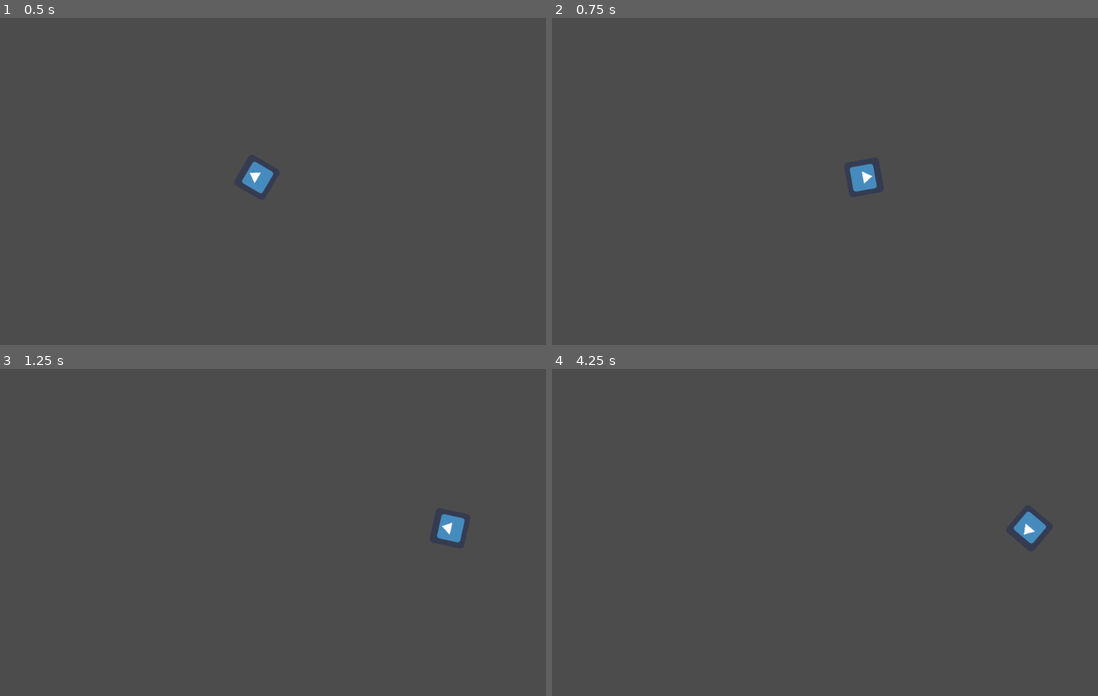
Above: before the commit, frames 1-4 (two rows, left to right).
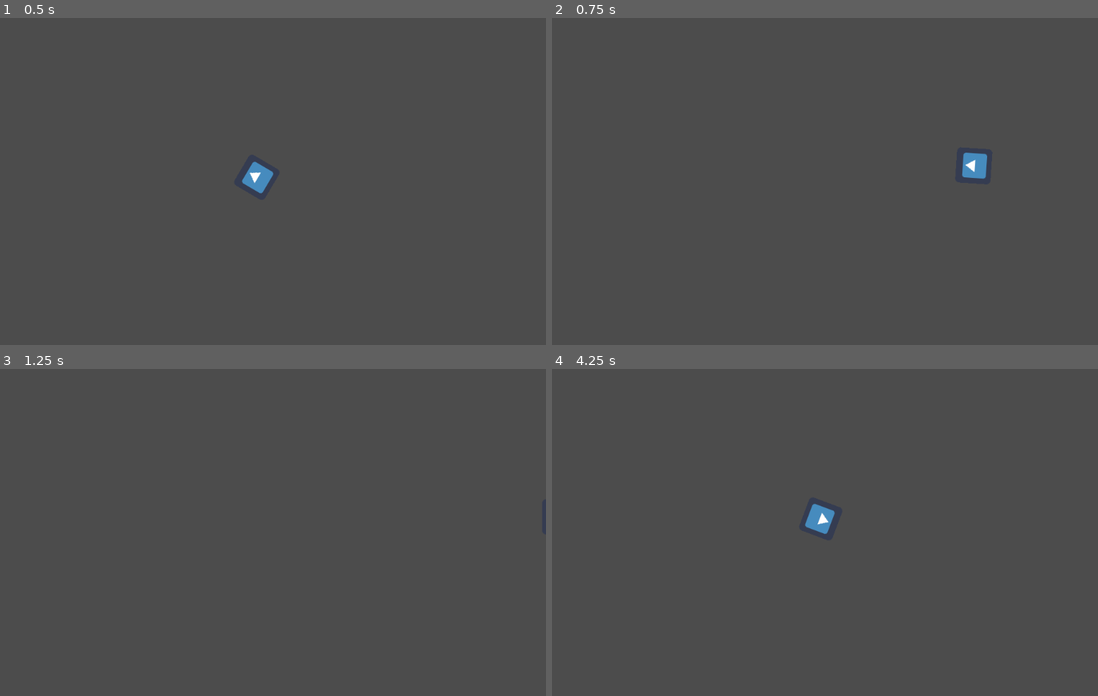
Above: after the commit, the same moments.

Repository: LadyVolk/The-Modern-Triad
Game: Godot game, scene res://Level.tscn
Two runs of this game, one before a commit and one after it. Both use one fixed random seed, a clock stepped at 60 frames per second and the inputs below. The engine's default icon, where the game draws it, is replaced by a stand-in: a white triangle on a blue panel in a dark square.
Inputs (mouse positions are in pixels of both pictures, inside the frame that each line leads up to):
- Up to frame 1 (0.5 s): no input
- Up to frame 2 (0.75 s): tap Enter at 0.5 s; move the mouse to (939, 165) at 0.52 s; hold D (player_right) from 0.53 s (still down); hold Space (player_dash, bound only after the commit) from 0.53 s (still down)
- Up to frame 3 (1.25 s): keep holding D (player_right); keep holding Space (player_dash, bound only after the commit)
- Up to frame 4 (4.25 s): move the mouse to (704, 548) at 1.27 s; release D (player_right) at 1.28 s; release Space (player_dash, bound only after the commit) at 1.28 s; hold S (player_down) 1.28-2.03 s; tap Space (player_dash, bound only after the commit) at 1.35, 2.85 s; move the mouse to (874, 457) at 2.02 s; hold D (player_right) 2.03-2.78 s; hold Space (player_dash, bound only after the commit) 2.03-2.78 s; move the mouse to (786, 597) at 2.77 s; hold W (player_up) 2.78-3.53 s; move the mouse to (983, 581) at 3.52 s; hold A (player_left) from 3.53 s (still down); hold Space (player_dash, bound only after the commit) from 3.53 s (still down)

Frame 1 is identical in both runs. In frame 2, 0.7% of the frame differs, in the area x 54-80%, y 41-54%; in frame 3, 0.3%; in frame 4, 0.7%.

Commit message:
started player dash

Diff:
--- a/game/Player.gd
+++ b/game/Player.gd
@@ -2,9 +2,12 @@
 
 export var speed: int
 
+export var dash_strength = 200
+
 func _ready():
 	$Label.text = "life is great"
 	$TextureRect.rect_pivot_offset = $TextureRect.rect_size/2
+
 
 
 func _process(delta):
@@ -21,9 +24,21 @@
 	mov_vector = mov_vector.normalized()
 	position += mov_vector * speed * delta
 
+
+	$TextureRect.rect_rotation = rad2deg(get_player_direction().angle())+90
+
+func _input(event):
+	if event.is_action_pressed("player_dash"):
+		dash()
+
+func get_player_direction():
+
 	var mouse_pos = get_local_mouse_position()
 	var center_player = $TextureRect.rect_size/2
 
-	var direction = mouse_pos - center_player
+	return  (mouse_pos - center_player).normalized()
 
-	$TextureRect.rect_rotation = rad2deg(direction.angle())+90
+func dash():
+	var direction = get_player_direction()
+
+	position += direction * dash_strength
--- a/game/project.godot
+++ b/game/project.godot
@@ -41,6 +41,11 @@
 "events": [ Object(InputEventKey,"resource_local_to_scene":false,"resource_name":"","device":0,"alt":false,"shift":false,"control":false,"meta":false,"command":false,"pressed":false,"scancode":68,"unicode":0,"echo":false,"script":null)
  ]
 }
+player_dash={
+"deadzone": 0.5,
+"events": [ Object(InputEventKey,"resource_local_to_scene":false,"resource_name":"","device":0,"alt":false,"shift":false,"control":false,"meta":false,"command":false,"pressed":false,"scancode":32,"unicode":0,"echo":false,"script":null)
+ ]
+}
 
 [rendering]
 
